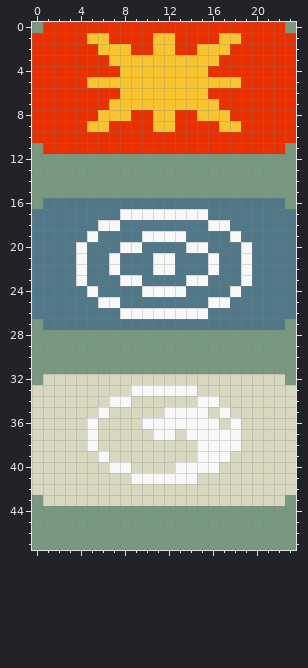
Two versions of one pixel-art sprite, graphics/interface/split_icons_battle.png. Above, as it was before the edit.
The file is 24x48 pixels.
The result:
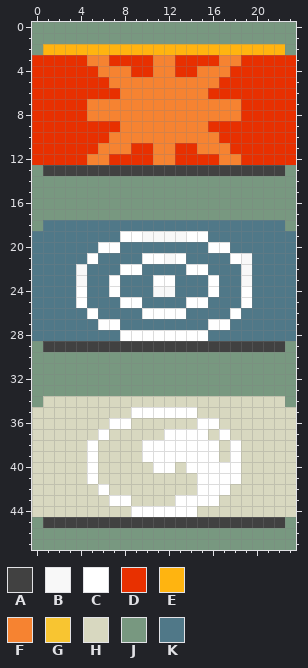
Palette (. is transparent): A #414141  B #f8f8f8  C #ffffff  D #e83000  E #ffb410  F #f68331  G #f8c531  H #d8d8c0  J #789880  K #507888
The author wrote: Still improving the icons.
Changes in this commit:
Changed rows in their new state; - is an unchanged pixel.
first column x 0:
 0 -JJJJJJJJJJJJJJJJJJJJJJ-
 1 JJJJJJJJJJJJJJJJJJJJJJJJ
 2 JEEEEEEEEEEEEEEEEEEEEEEJ
 3 -----FFDDDDFFDDDDFF-----
 4 ------FFFDDFFDDFFF------
 5 -----DDFFFFFFFFFFDD-----
 6 --------FFFFFFFF--------
 7 -----FFFFFFFFFFFFFF-----
 8 -----FFFFFFFFFFFFFF-----
 9 -----DD-FFFFFFFF-DD-----
10 -------FFFFFFFFFF-------
11 D-----FFF--FF--FFF-----D
12 DDDDDFFDDDDFFDDDDFFDDDDD
13 -AAAAAAAAAAAAAAAAAAAAAA-
16 -JJJJJJJJJJJJJJJJJJJJJJ-
17 JJJJJJJJJJJJJJJJJJJJJJJJ
18 J-----KK--------KK-----J
19 -----K--CC----CC--K-----
20 ----K-CCKK----KKCC-K----
21 ----KC-K--CC-C--K-C-----
22 -------KCC-KK-CCK-------
23 -------CKK-CC-KKC-------
24 ----CK-C--K--K--C-KC----
25 ----C-KKCC----CCKK-C----
26 -----C--KKCCCCKK--C-----
27 K-----CC--------CC-----K
28 KKKKKKKKCCCCCCCCKKKKKKKK
29 -AAAAAAAAAAAAAAAAAAAAAA-
32 -JJJJJJJJJJJJJJJJJJJJJJ-
33 JJJJJJJJJJJJJJJJJJJJJJJJ
34 J------HH------HH------J
35 ------H--CCCCCCH-H------
36 -----H-CC-HHHHHCC-H-----
37 -----HC----HCCCCHCH-----
38 -----C----CCCCCCCHC-----
39 -----CH---CCCCCCCHC-----
40 -----C-HH--CCHCCCCC-----
41 -----C---HHHHHHCCCC-----
42 ------C--------CCC------
43 H------CC----CCCC------H
44 HHHHHHHHHCCCCCCHHHHHHHHH
45 -AAAAAAAAAAAAAAAAAAAAAA-
